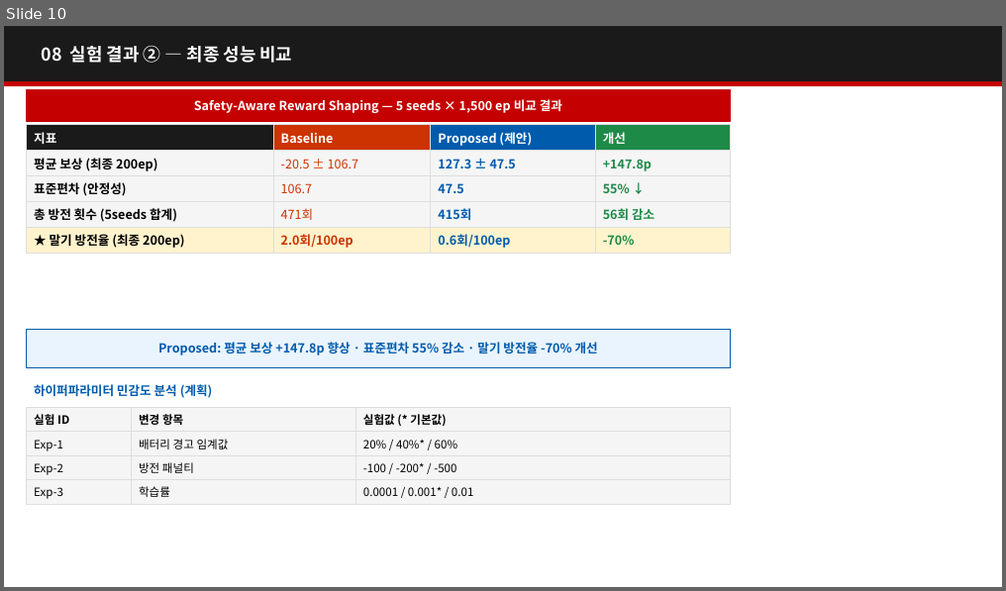
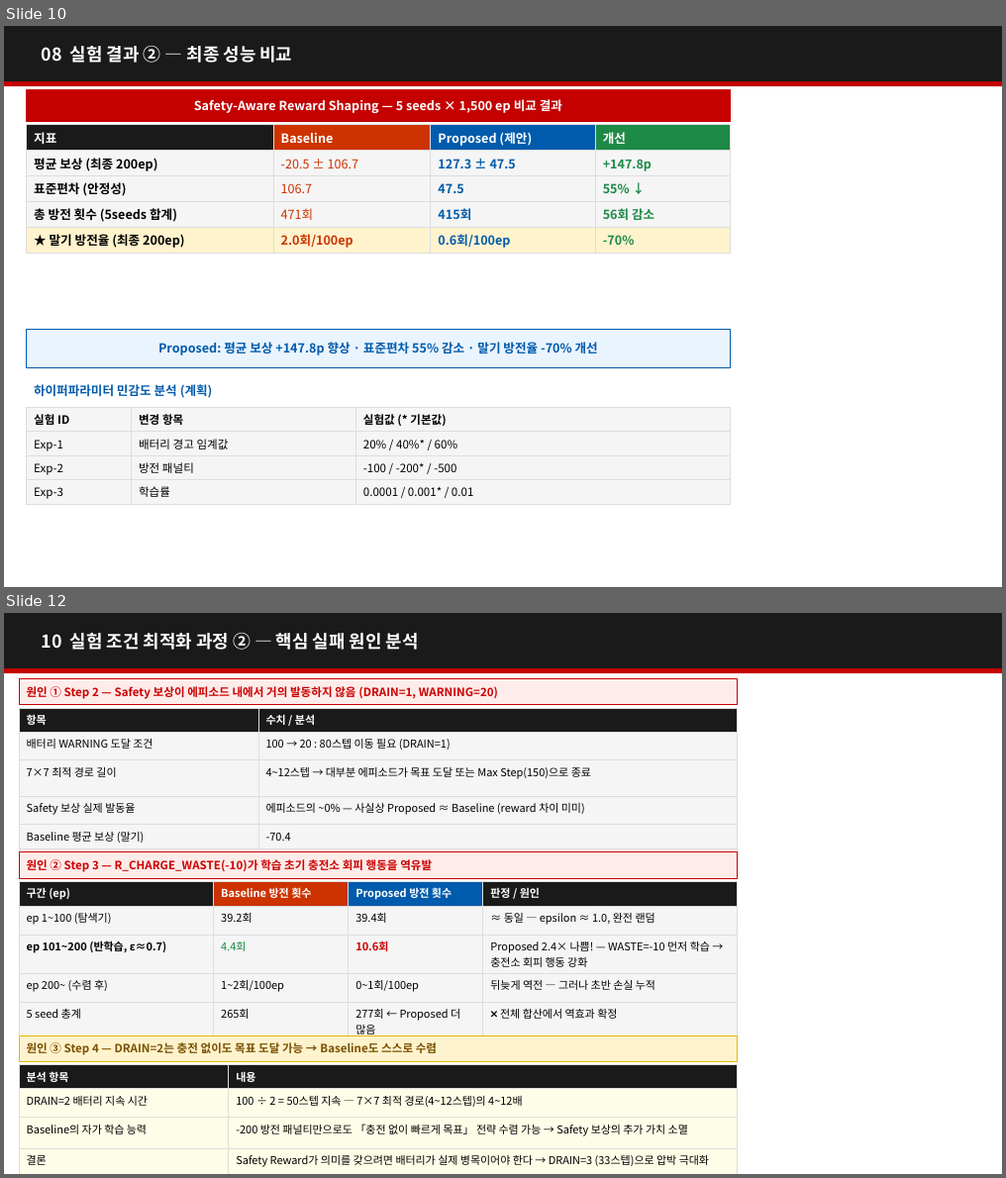
Before and after one commit to brennix586/RL_AGV, a slide deck: results/AGV_Report.pptx. Shown one above the other, each under a label of ours: slide 10 before the commit, slides 10 and 12 after it; the slides between them are not shown. The pictures are 1006x591 and 1006x1178 pixels, drawn with LibreOffice and Linux fonts; fonts in the diff are those of the drawing. Boxes give left, top, right and bottom in pixels: in the first picture for what was removed or moved away, otherwise in the second. Text is boxed around its words. In the diff, an @@ line names an element or a change of style, - is before the commit and + after.

```diff
--- a/results/AGV_Report.pptx
+++ b/results/AGV_Report.pptx
@@ slide 12 added at <box>4,613,1002,1174</box>, background #FFFFFF @@
@@ rectangle added at <box>4,613,1002,669</box>, fill #1A1A1A, outline #1A1A1A 1 pt @@
@@ text added at <box>42,633,419,650</box>, 17 pt, text #FFFFFF, bold @@
+10 실험 조건 최적화 과정 ② — 핵심 실패 원인 분석
@@ rectangle added at <box>4,669,1002,672</box>, fill #C40000, outline #C40000 1 pt @@
@@ rectangle added at <box>19,679,738,705</box>, fill #FDECEA, outline #CC0000 1 pt @@
@@ text added at <box>27,686,498,699</box>, 11 pt, text #CC0000, bold @@
+원인 ① Step 2 — Safety 보상이 에피소드 내에서 거의 발동하지 않음 (DRAIN=1, WARNING=20)
@@ table added at <box>19,708,738,872</box>, 6 rows, 2 columns @@
+항목 | 수치 / 분석
+배터리 WARNING 도달 조건 | 100 → 20 : 80스텝 이동 필요 (DRAIN=1)
+7×7 최적 경로 길이 | 4~12스텝 → 대부분 에피소드가 목표 도달 또는 Max Step(150)으로 종료
+Safety 보상 실제 발동율 | 에피소드의 ~0% — 사실상 Proposed ≈ Baseline (reward 차이 미미)
+Baseline 평균 보상 (말기) | -70.4
+Proposed 평균 보상 (말기) | -23.1 (차이는 있으나 방전 횟수 개선 불충분)
@@ rectangle added at <box>19,853,738,878</box>, fill #FDECEA, outline #CC0000 1 pt @@
@@ text added at <box>27,860,432,872</box>, 11 pt, text #CC0000, bold @@
+원인 ② Step 3 — R_CHARGE_WASTE(-10)가 학습 초기 충전소 회피 행동을 역유발
@@ table added at <box>19,881,738,1041</box>, 5 rows, 4 columns @@
+구간 (ep) | Baseline 방전 횟수 | Proposed 방전 횟수 | 판정 / 원인
+ep 1~100 (탐색기) | 39.2회 | 39.4회 | ≈ 동일 — epsilon ≈ 1.0, 완전 랜덤
+ep 101~200 (반학습, ε≈0.7) | 4.4회 | 10.6회 | Proposed 2.4× 나쁨! — WASTE=-10 먼저 학습 → 충전소 회피 행동 강화
+ep 200~ (수렴 후) | 1~2회/100ep | 0~1회/100ep | 뒤늦게 역전 — 그러나 초반 손실 누적
+5 seed 총계 | 265회 | 277회 ← Proposed 더 많음 | ❌ 전체 합산에서 역효과 확정
@@ rectangle added at <box>19,1036,738,1062</box>, fill #FFF3CD, outline #E6B800 1 pt @@
@@ text added at <box>27,1043,437,1056</box>, 11 pt, text #7A5000, bold @@
+원인 ③ Step 4 — DRAIN=2는 충전 없이도 목표 도달 가능 → Baseline도 스스로 수렴
@@ table added at <box>19,1065,738,1171</box>, 4 rows, 2 columns @@
+분석 항목 | 내용
+DRAIN=2 배터리 지속 시간 | 100 ÷ 2 = 50스텝 지속 — 7×7 최적 경로(4~12스텝)의 4~12배
+Baseline의 자가 학습 능력 | -200 방전 패널티만으로도 「충전 없이 빠르게 목표」 전략 수렴 가능 → Safety 보상의 추가 가치 소멸
+결론 | Safety Reward가 의미를 갖으려면 배터리가 실제 병목이어야 한다 → DRAIN=3 (33스텝)으로 압박 극대화
```
Also in this commit, not shown: 6 slides changed, 1 other slide added, 1 other file.
